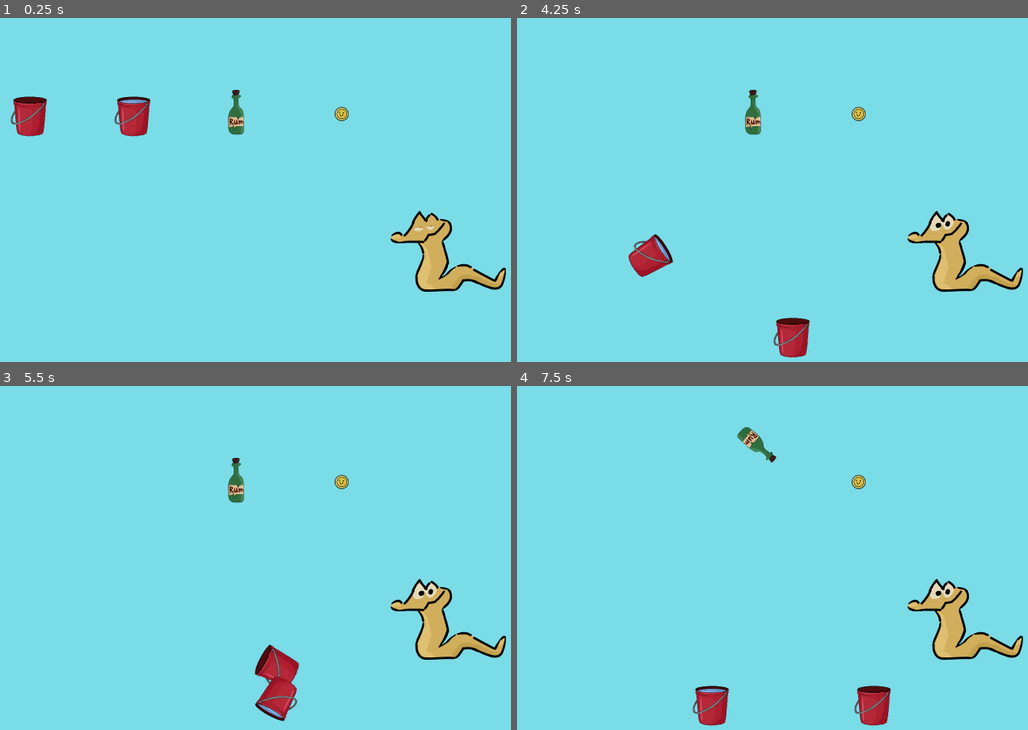
Above: before the commit, frames 1-4 (two rows, left to right).
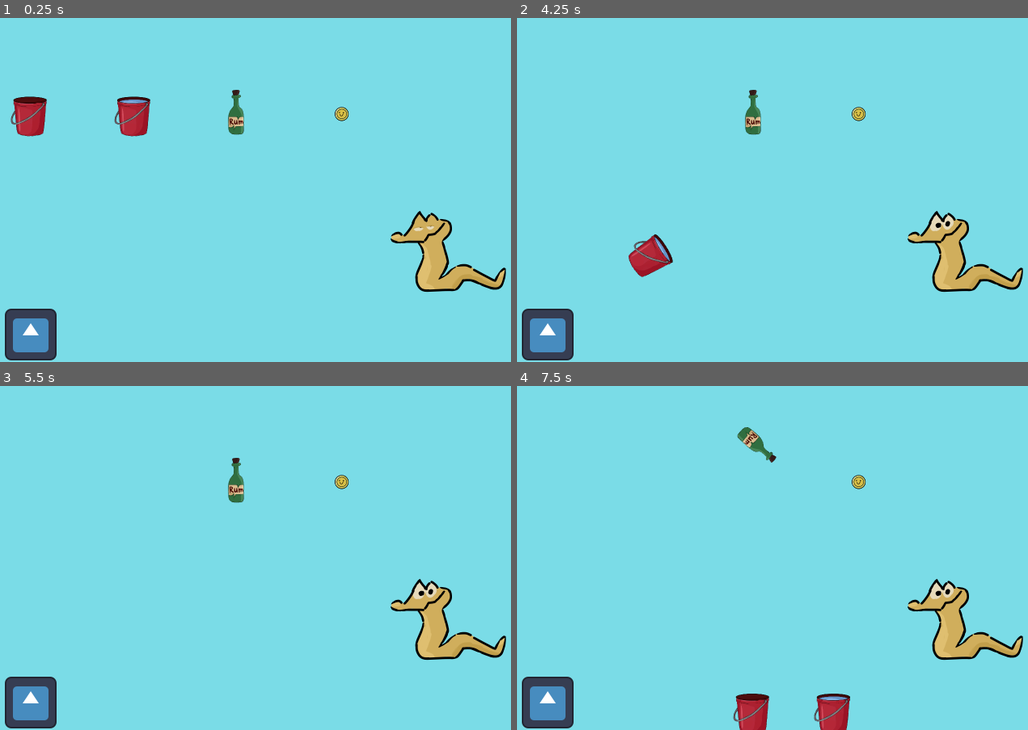
Above: after the commit, the same moments.

Repository: DiVaSkibo/Notebook-command
Game: Godot game, scene res://Scene/+.tscn
The game is run twice, just before and just after one commit, with the same random seed, the same clock (stepped at 60 frames per second) and the same inputs. The engine's default icon, where the game draws it, is replaced by a stand-in: a white triangle on a blue panel in a dark square.
Inputs (mouse positions are in pixels of both pictures, inside the frame that each line leads up to):
- Up to frame 1 (0.25 s): no input
- Up to frame 2 (4.25 s): click (547, 334) at 0.52 s; click (547, 334) at 1.27 s; click (547, 334) at 2.02 s; tap Enter at 2.75 s; move the mouse to (547, 114) at 2.77 s; press the mouse at (547, 114) at 2.78 s; move the mouse to (649, 114) at 3.52 s; release the mouse at (649, 114) at 3.53 s; click (649, 114) at 3.6 s
- Up to frame 3 (5.5 s): move the mouse to (275, 702) at 4.27 s; press the mouse at (275, 702) at 4.28 s; release the mouse at (275, 702) at 5.03 s; click (275, 702) at 5.1 s
- Up to frame 4 (7.5 s): press the mouse at (792, 702) at 5.78 s; tap Space at 6.5 s; move the mouse to (833, 702) at 6.52 s; release the mouse at (833, 702) at 6.53 s; click (833, 702) at 6.6 s; move the mouse to (757, 482) at 7.27 s; press the mouse at (757, 482) at 7.28 s

The runs differ from the first frame. In frame 1, 1.5% of the frame differs, in the area x 0-12%, y 84-100%; in frame 2, 2.2%; in frame 3, 2.8%; in frame 4, 4.2%, in the area x 0-74%, y 84-100%.

Commit message:
Add wallet show and hide
* wallet scene and script

Diff:
--- a/Scene/___Wallet.tscn
+++ b/Scene/___Wallet.tscn
@@ -1,8 +1,69 @@
-[gd_scene load_steps=3 format=3 uid="uid://cymnifrwr5msq"]
+[gd_scene load_steps=7 format=3 uid="uid://cymnifrwr5msq"]
 
 [ext_resource type="Script" uid="uid://c8ejmronni24g" path="res://script/___Wallet.gd" id="1_ifawl"]
+[ext_resource type="Texture2D" uid="uid://crpipjeahnaib" path="res://icon.svg" id="2_xob30"]
 
 [sub_resource type="WorldBoundaryShape2D" id="WorldBoundaryShape2D_xob30"]
+
+[sub_resource type="Animation" id="Animation_xob30"]
+length = 0.001
+tracks/0/type = "value"
+tracks/0/imported = false
+tracks/0/enabled = true
+tracks/0/path = NodePath("CenterContainer:position")
+tracks/0/interp = 1
+tracks/0/loop_wrap = true
+tracks/0/keys = {
+"times": PackedFloat32Array(0),
+"transitions": PackedFloat32Array(1),
+"update": 0,
+"values": [Vector2(0, 960)]
+}
+tracks/1/type = "value"
+tracks/1/imported = false
+tracks/1/enabled = true
+tracks/1/path = NodePath("CenterContainer:visible")
+tracks/1/interp = 1
+tracks/1/loop_wrap = true
+tracks/1/keys = {
+"times": PackedFloat32Array(0),
+"transitions": PackedFloat32Array(1),
+"update": 1,
+"values": [false]
+}
+
+[sub_resource type="Animation" id="Animation_ifawl"]
+resource_name = "useWallet"
+tracks/0/type = "value"
+tracks/0/imported = false
+tracks/0/enabled = true
+tracks/0/path = NodePath("CenterContainer:position")
+tracks/0/interp = 1
+tracks/0/loop_wrap = true
+tracks/0/keys = {
+"times": PackedFloat32Array(0, 1),
+"transitions": PackedFloat32Array(1, 1),
+"update": 0,
+"values": [Vector2(0, 960), Vector2(0, 772)]
+}
+tracks/1/type = "value"
+tracks/1/imported = false
+tracks/1/enabled = true
+tracks/1/path = NodePath("CenterContainer:visible")
+tracks/1/interp = 1
+tracks/1/loop_wrap = true
+tracks/1/keys = {
+"times": PackedFloat32Array(0, 0.0333334, 1),
+"transitions": PackedFloat32Array(1, 1, 1),
+"update": 1,
+"values": [false, true, true]
+}
+
+[sub_resource type="AnimationLibrary" id="AnimationLibrary_cq288"]
+_data = {
+&"RESET": SubResource("Animation_xob30"),
+&"useWallet": SubResource("Animation_ifawl")
+}
 
 [node name="wallet" type="Control"]
 layout_mode = 3
@@ -22,12 +83,14 @@
 debug_color = Color(0, 0, 0, 1)
 
 [node name="CenterContainer" type="CenterContainer" parent="."]
+visible = false
 layout_mode = 1
 anchors_preset = -1
 anchor_top = 1.0
 anchor_right = 1.0
 anchor_bottom = 1.0
-offset_top = -128.0
+offset_top = 60.0
+offset_bottom = 188.0
 grow_horizontal = 2
 grow_vertical = 0
 
@@ -36,5 +99,19 @@
 theme_override_constants/separation = 200
 alignment = 1
 
+[node name="Pocket" type="TextureButton" parent="."]
+layout_mode = 0
+offset_left = 128.0
+offset_top = 768.0
+offset_right = 256.0
+offset_bottom = 896.0
+texture_normal = ExtResource("2_xob30")
+
+[node name="AnimationPlayer" type="AnimationPlayer" parent="."]
+libraries = {
+&"": SubResource("AnimationLibrary_cq288")
+}
+
 [connection signal="item_taken" from="." to="." method="_on_item_taken"]
 [connection signal="body_entered" from="PutInArea" to="." method="_on_put_in_area_body_entered"]
+[connection signal="pressed" from="Pocket" to="." method="_on_pocket_pressed"]
--- a/script/___Wallet.gd
+++ b/script/___Wallet.gd
@@ -10,7 +10,9 @@
 		_index += 1
 		return _index
 
+@onready var center_conteiner := $CenterContainer as CenterContainer
 @onready var listview := $CenterContainer/ListView as HBoxContainer
+@onready var animation_player := $AnimationPlayer as AnimationPlayer
 #endregion
 
 	#region	Funcs
@@ -44,6 +46,10 @@
 func _on_item_taken(item :Item):
 	move(item)
 
+func _on_pocket_pressed() -> void:
+	if center_conteiner.visible: animation_player.play_backwards('useWallet')
+	else: animation_player.play('useWallet')
+	await animation_player.animation_finished
 func _on_put_in_area_body_entered(body: Node2D) -> void:
 	if body is not Item: return
 	append(body)
